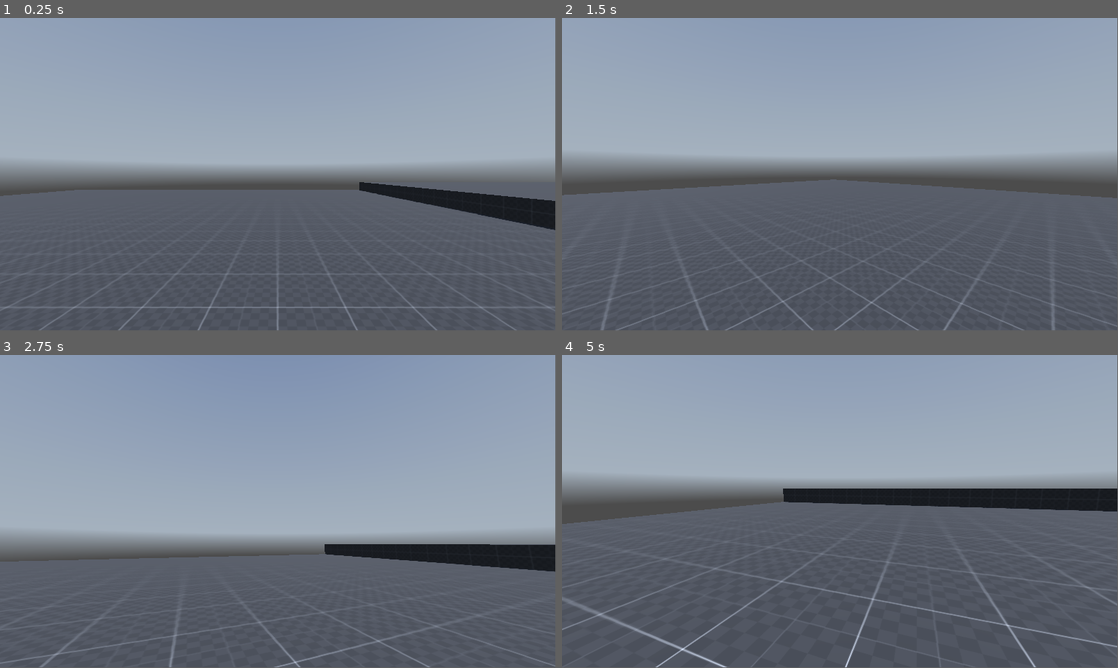
Above: before the commit, frames 1-4 (two rows, left to right).
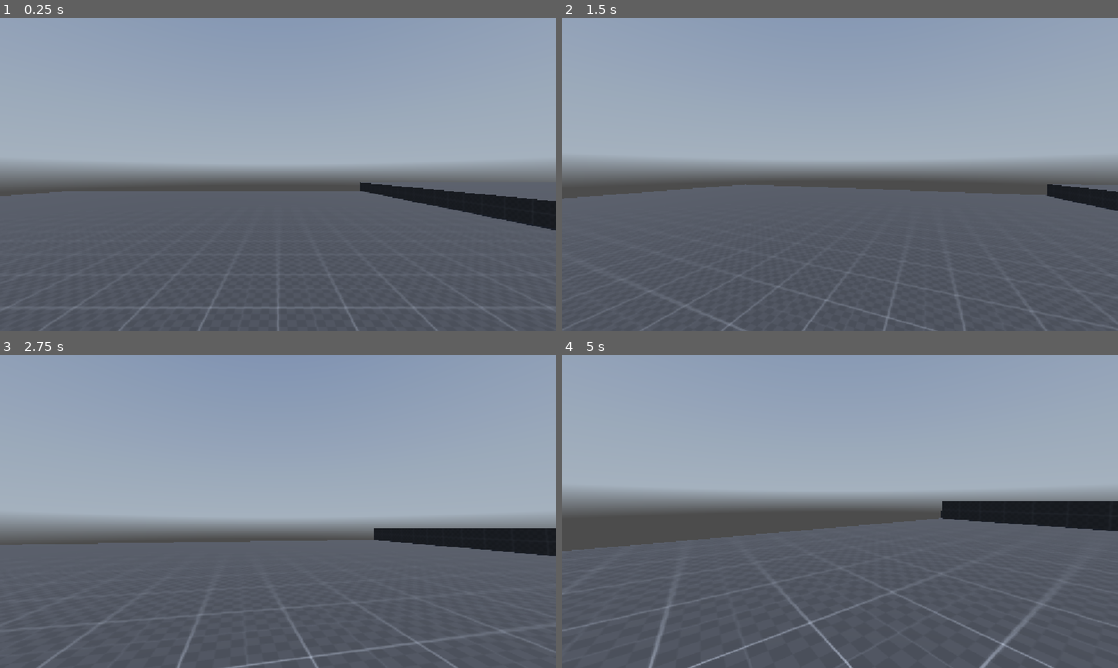
Above: after the commit, the same moments.

Repository: EcraepNahte/jump-the-moon
Game: Godot game, scene res://scenes/main.tscn
Same seed, same stepped clock (60 frames per second), same inputs: the game is played once before the commit and once after it. A sky picture missing from this copy of the repository is replaced by a grey-blue gradient.
Inputs (mouse positions are in pixels of both pictures, inside the frame that each line leads up to):
- Up to frame 1 (0.25 s): no input
- Up to frame 2 (1.5 s): move the mouse to (867, 171) at 0.52 s; hold Ctrl (crouch) 0.53-1.28 s; hold W (forward) from 0.53 s (still down); tap Space (jump) at 0.77 s; move the mouse to (812, 174) at 1.27 s; tap Shift (sprint) at 1.35 s
- Up to frame 3 (2.75 s): keep holding W (forward); tap Space (jump) at 1.52 s; move the mouse to (289, 505) at 2.02 s; hold Ctrl (crouch) from 2.03 s (still down)
- Up to frame 4 (5 s): move the mouse to (834, 514) at 2.77 s; release Ctrl (crouch) at 2.78 s; tap Shift (sprint) at 2.85, 4.35 s; tap Space (jump) at 3.02, 3.77, 4.52 s; move the mouse to (878, 514) at 3.52 s; hold Ctrl (crouch) 3.53-4.28 s; tap Escape (pause) at 4.15 s; move the mouse to (673, 464) at 4.27 s; release W (forward) at 4.28 s; hold A (left) from 4.28 s (still down)
In our replay, the window is 799x449 before the commit and 800x450 after it. These sizes can differ from the game's own. Grey fills any space a smaller window leaves; there, only what the larger window draws over its background counts as a difference.

The runs differ from the first frame. In frame 1, 0.4% of the frame differs, in the area x 0-100%, y 0-100%; in frame 2, 2.7%; in frame 3, 11%; in frame 4, 16%.

Commit message:
Update stretch

Diff:
--- a/project.godot
+++ b/project.godot
@@ -12,7 +12,7 @@
 
 config/name="Jump the Moon"
 run/main_scene="res://scenes/main.tscn"
-config/features=PackedStringArray("4.5", "GL Compatibility")
+config/features=PackedStringArray("4.3", "GL Compatibility")
 config/icon="res://icon.svg"
 
 [autoload]
@@ -21,8 +21,7 @@
 
 [display]
 
-window/size/viewport_width=2304
-window/size/viewport_height=1296
+window/stretch/mode="canvas_items"
 
 [input]
 
--- a/scenes/pause_menu.tscn
+++ b/scenes/pause_menu.tscn
@@ -9,6 +9,7 @@
 Button/colors/font_color = Color(0.701961, 0.0941176, 0.352941, 1)
 
 [node name="PauseMenu" type="CanvasLayer"]
+follow_viewport_enabled = true
 script = ExtResource("1_2wvgh")
 
 [node name="Background" type="ColorRect" parent="."]
@@ -20,7 +21,6 @@
 color = Color(0.278431, 0.278431, 0.278431, 0.478431)
 
 [node name="MainMenu" type="VBoxContainer" parent="."]
-visible = false
 anchors_preset = 8
 anchor_left = 0.5
 anchor_top = 0.5
@@ -56,6 +56,7 @@
 flat = true
 
 [node name="SettingsMenu" type="VBoxContainer" parent="."]
+visible = false
 anchors_preset = 8
 anchor_left = 0.5
 anchor_top = 0.5
Not shown, changed: assets/kloofendal_48d_partly_cloudy_puresky_2k.hdr.import
Not shown, changed: assets/texture_07.png.import
Not shown, changed: icon.svg.import
Not shown: 1 places in scenes/main.tscn that only renumber resources
Not shown: 1 places in scenes/pause_menu.tscn that only renumber resources
